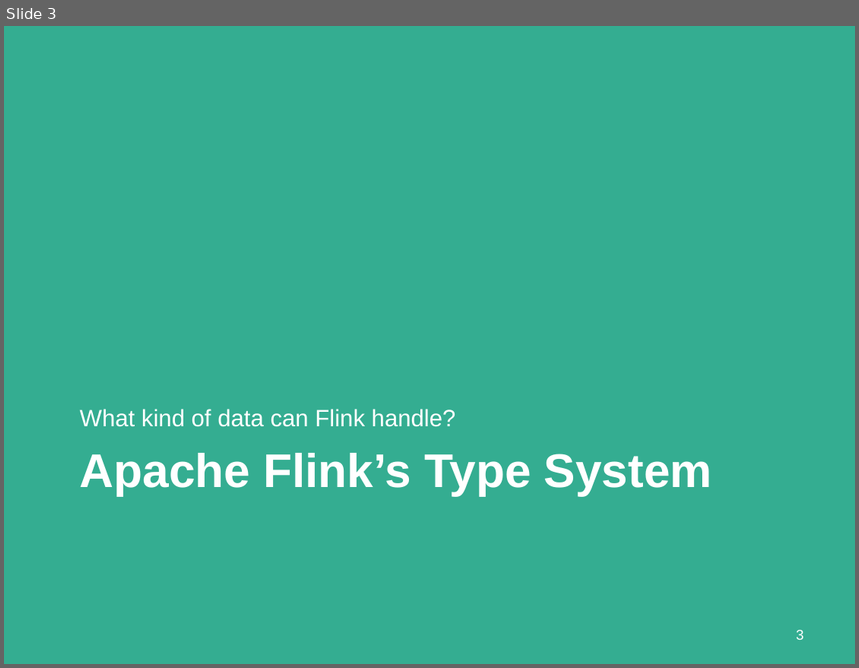
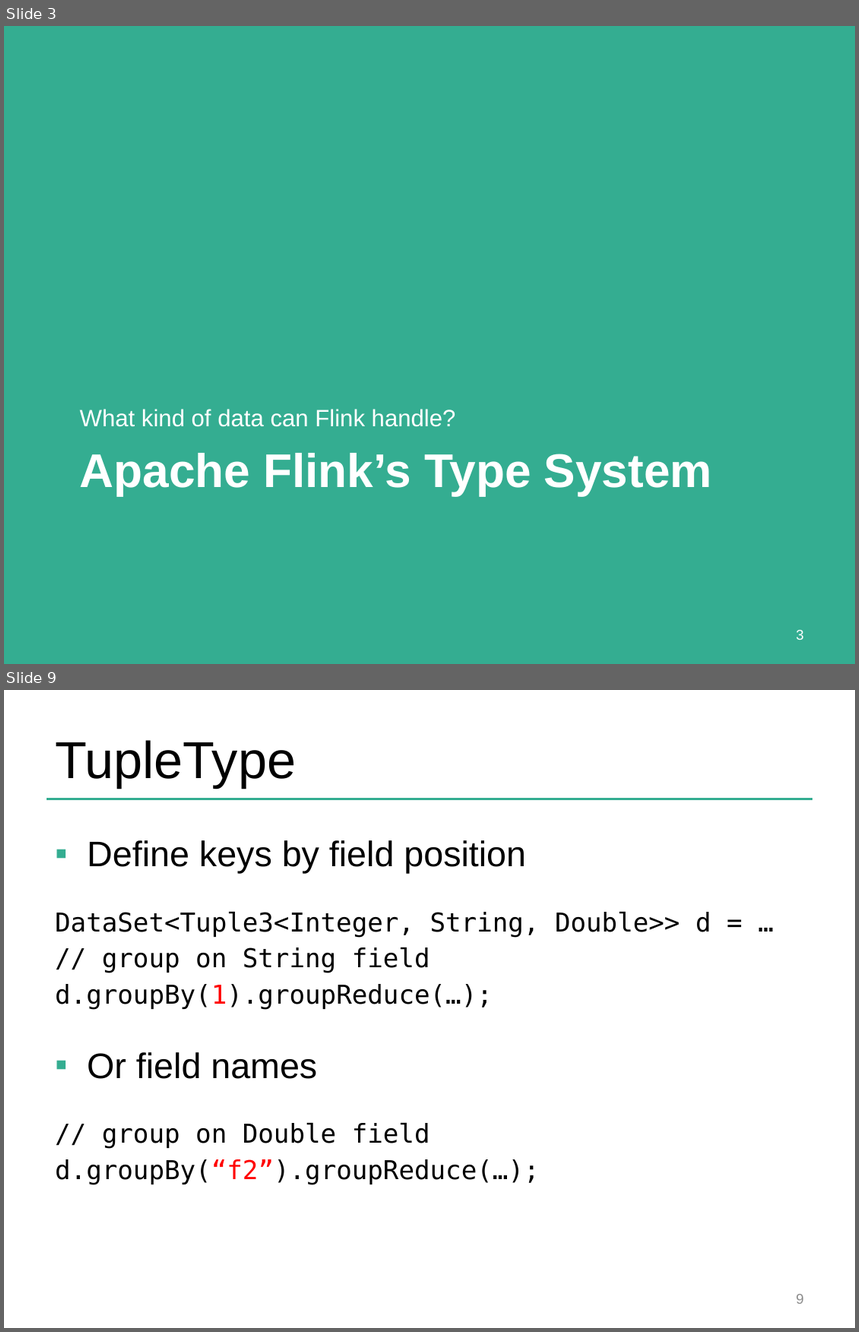
Before and after one commit to dataArtisans/flink-training-web, a slide deck: slides/flink_batch_advanced.pptx. Shown one above the other, each under a label of ours: slide 3 before the commit, slides 3 and 9 after it; the slides between them are not shown. The pictures are 859x668 and 859x1332 pixels, drawn with LibreOffice and Linux fonts; fonts in the diff are those of the drawing; background and template pictures are left out. Boxes give left, top, right and bottom in pixels: in the first picture for what was removed or moved away, otherwise in the second. Text is boxed around its words. In the diff, an @@ line names an element or a change of style, - is before the commit and + after.

Commit message:
Separated DataSet Advanced and Table API slides. Reworked data types and key section in DataSet Advanced

```diff
--- a/slides/flink_batch_advanced.pptx
+++ b/slides/flink_batch_advanced.pptx
@@ slide 9 added at (x1=4, y1=690, x2=855, y2=1328), background #FFFFFF @@
@@ title added at (x1=55, y1=740, x2=296, y2=787), 44 pt, text #000000 @@
+TupleType
@@ line added from (47, 799) to (813, 799), #34AD91 2 pt @@
@@ text added at (x1=55, y1=840, x2=712, y2=1186), 22 pt, text #000000 @@
+▪ Define keys by field position
+DataSet<Tuple3<Integer, String, Double>> d = …
+// group on String field
+d.groupBy(1).groupReduce(…);
+▪ Or field names
+// group on Double field
+d.groupBy(“f2”).groupReduce(…);
@@ page number added at (x1=796, y1=1294, x2=804, y2=1304), 12 pt, text #8C8C8C @@
+9
```
Also in this commit, not shown: 3 slides changed, 10 other slides added, 23 slides removed, 1 other file.
